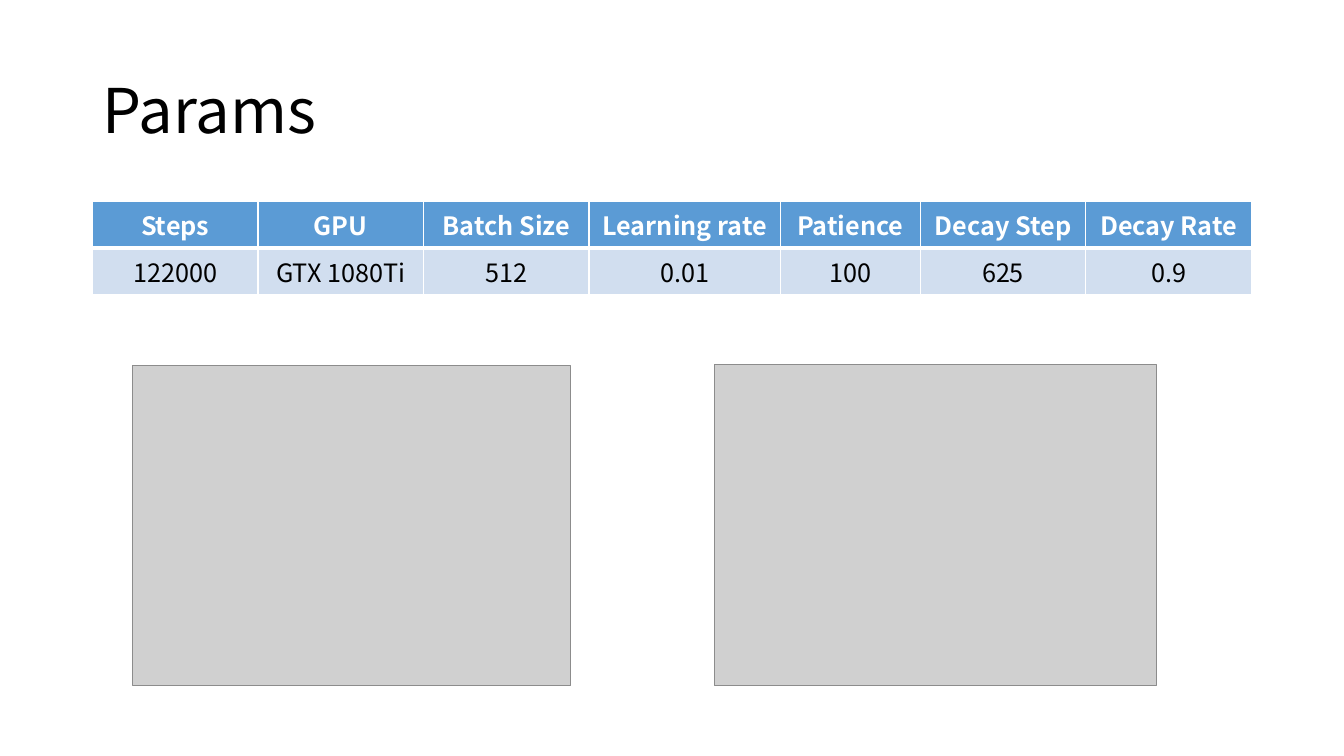
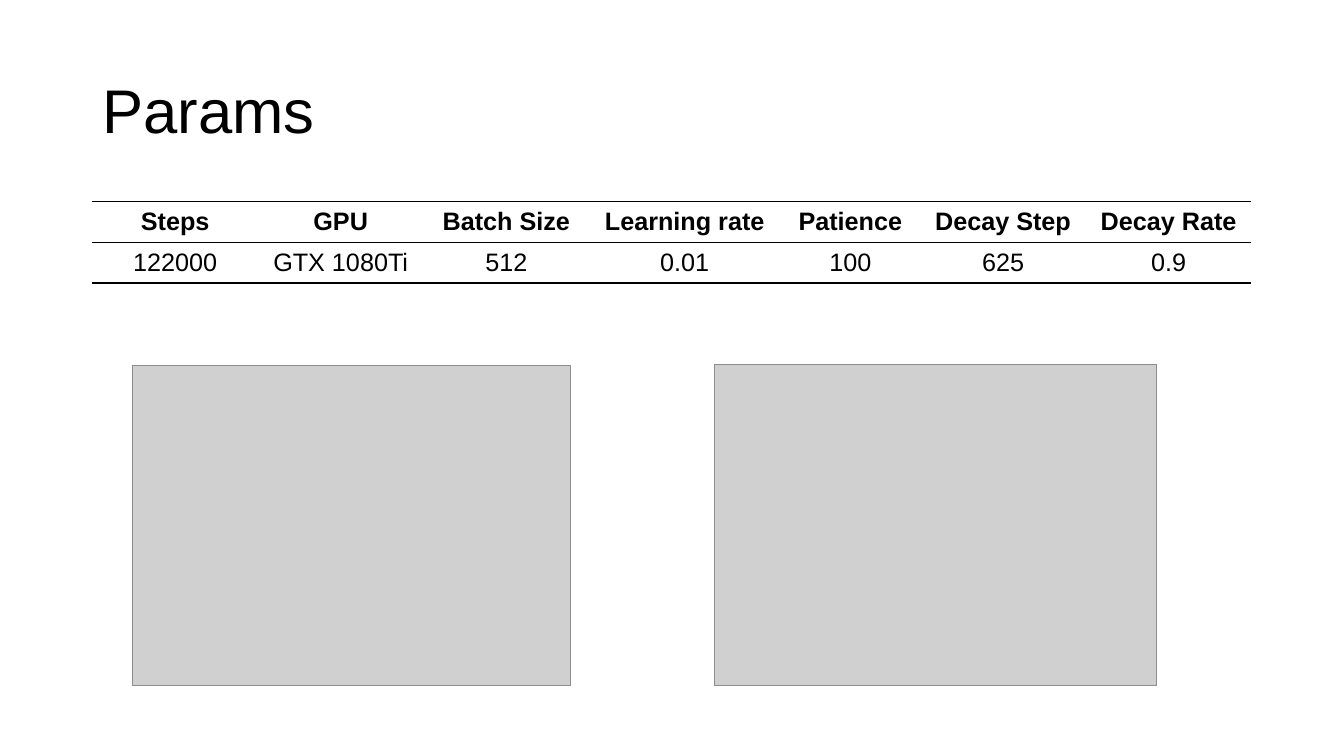
Before and after one commit to MuGeminorum/SVHN-Recognition, a slide deck: slide 3 of report.pptx. Drawn at 1344x756 pixels with LibreOffice and Linux fonts; fonts in the diff are those of the drawing; grey boxes stand for pictures. Boxes give left, top, right and bottom in pixels: in the first picture for what was removed or moved away, otherwise in the second. Text is boxed around its words. In the diff, an @@ line names an element or a change of style, - is before the commit and + after.

```diff
--- a/report.pptx
+++ b/report.pptx
@@ title "Params" at [102,90,314,134]: font Noto Sans CJK SC to Arial @@
@@ table at [93,202,1251,283] @@
@@ fill #5B9BD5 to none in row 1 @@
@@ fill #D2DEEF to none in row 2 @@
@@ font Noto Sans CJK SC to Arial @@
@@ text colour #FFFFFF to #000000 in "Steps", "GPU", "Batch Size", "Learning rate" and 3 more places @@
@@ borders changed @@
```
Also in this commit, not shown: 8 other slides changed.
